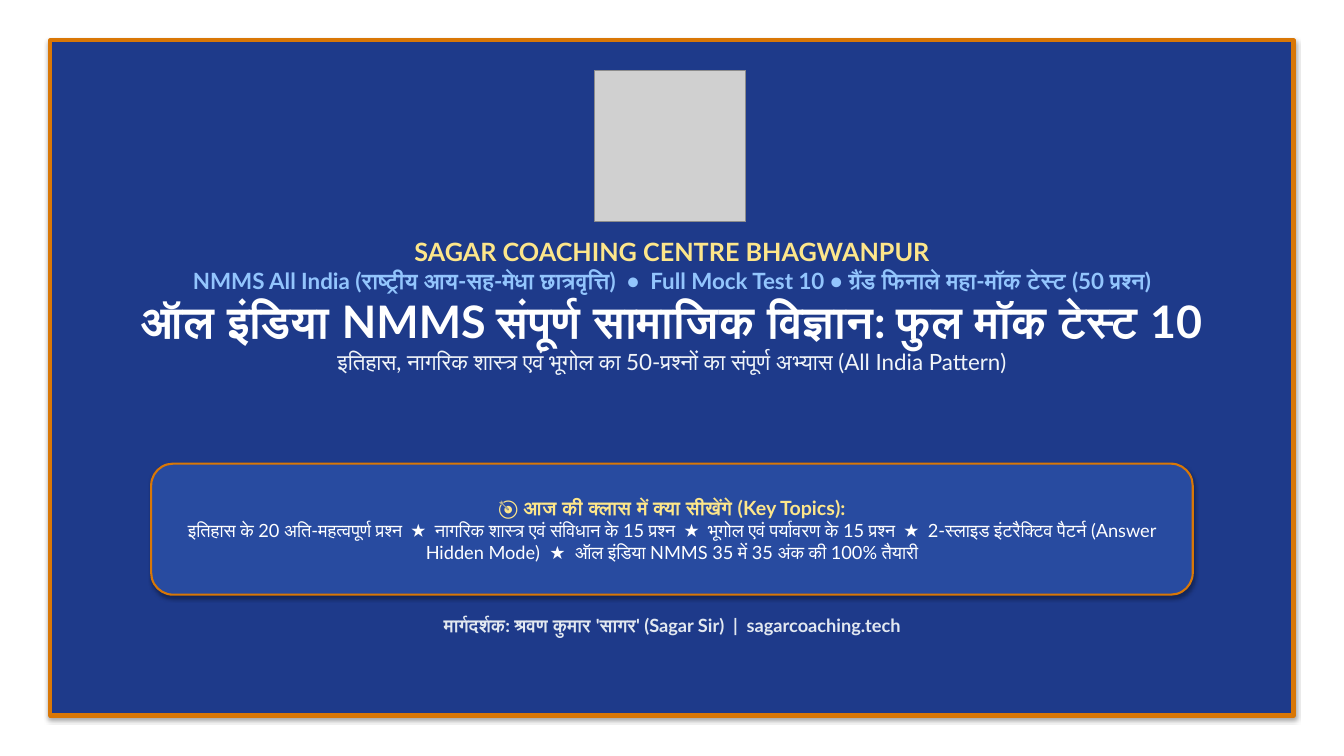
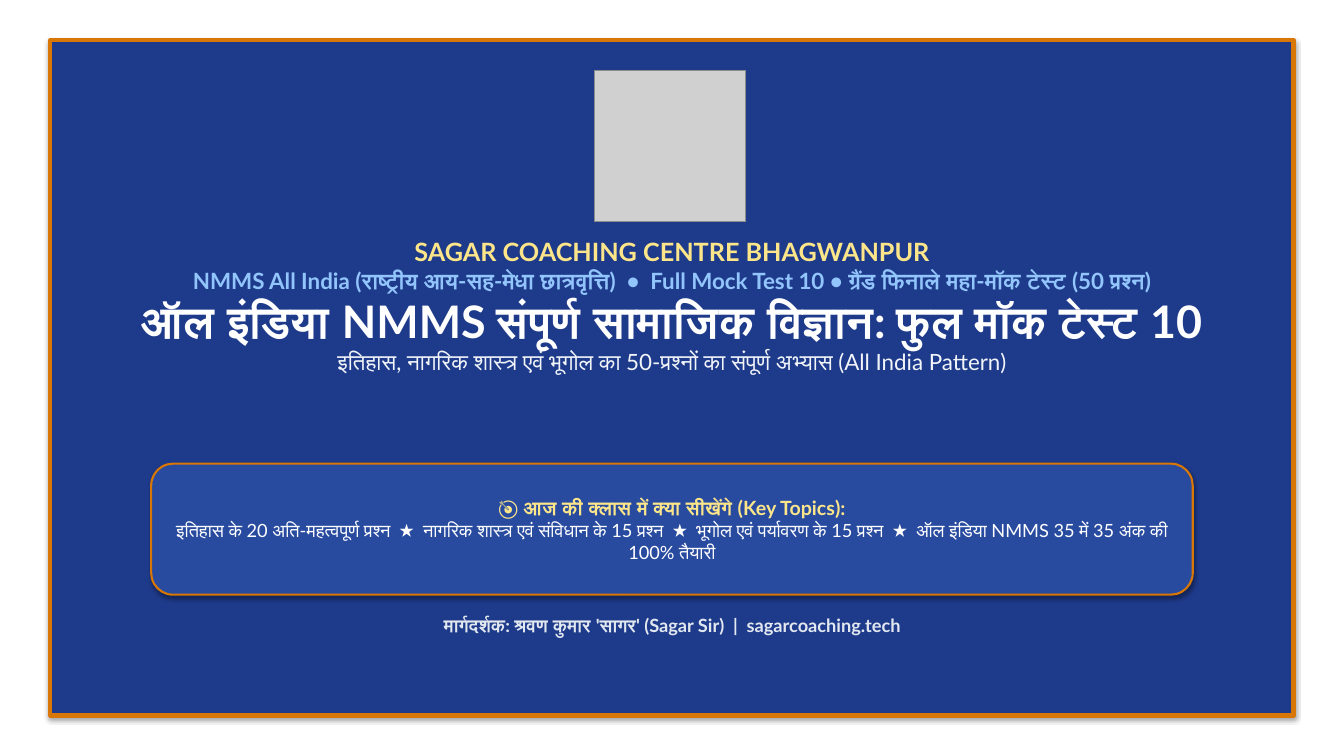
Before and after one commit to Sudhirkr85/nnms, a slide deck: slide 1 of SST_Complete_Course_SagarSir/04_Full_Mock_Tests_महा_अभ्यास/Mock_Test_10.pptx. Drawn at 1344x756 pixels with LibreOffice and Linux fonts; fonts in the diff are those of the drawing; grey boxes stand for pictures. Boxes give left, top, right and bottom in pixels: in the first picture for what was removed or moved away, otherwise in the second. Text is boxed around its words. In the diff, an @@ line names an element or a change of style, - is before the commit and + after.

Commit message:
Remove 2-slide pattern text from first slide of mock tests

```diff
--- a/SST_Complete_Course_SagarSir/04_Full_Mock_Tests_महा_अभ्यास/Mock_Test_10.pptx
+++ b/SST_Complete_Course_SagarSir/04_Full_Mock_Tests_महा_अभ्यास/Mock_Test_10.pptx
@@ text in rounded rectangle at (176, 523, 1168, 559): text changed @@
-इतिहास के 20 अति-महत्वपूर्ण प्रश्न ★ नागरिक शास्त्र एवं संविधान के 15 प्रश्न ★ भूगोल एवं पर्यावरण के 15 प्रश्न ★ 2-स्लाइड इंटरैक्टिव पैटर्न (Answer Hidden Mode) ★ ऑल इंडिया NMMS 35 में 35 अंक की 100% तैयारी
+इतिहास के 20 अति-महत्वपूर्ण प्रश्न ★ नागरिक शास्त्र एवं संविधान के 15 प्रश्न ★ भूगोल एवं पर्यावरण के 15 प्रश्न ★ ऑल इंडिया NMMS 35 में 35 अंक की 100% तैयारी
```
Also in this commit, not shown: 34 other files.
